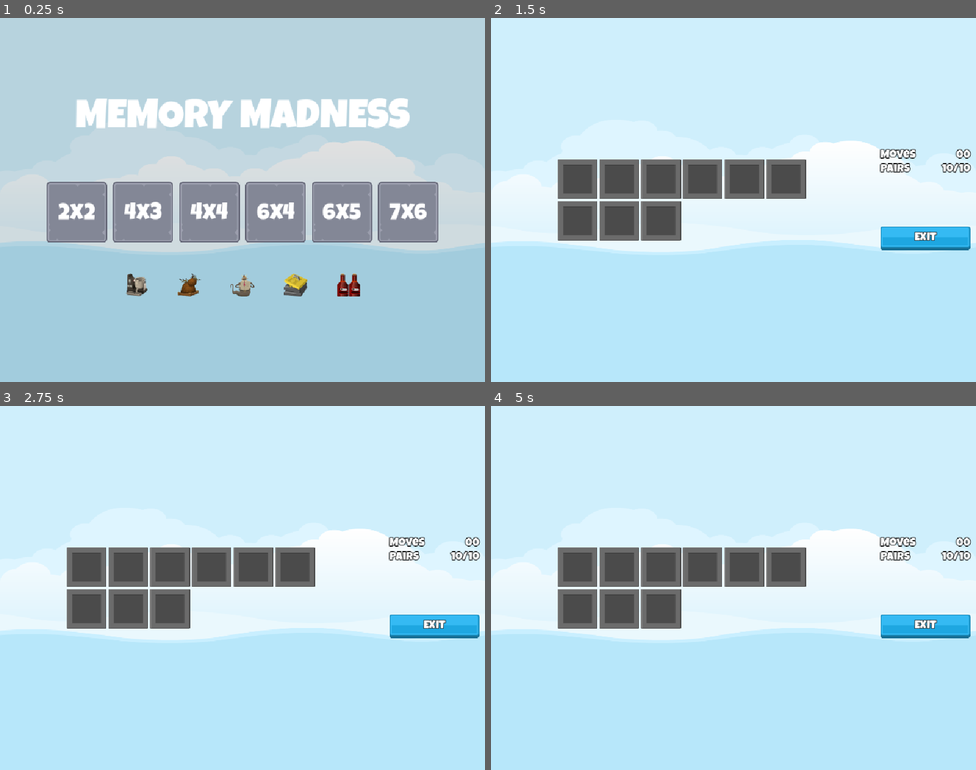
Above: before the commit, frames 1-4 (two rows, left to right).
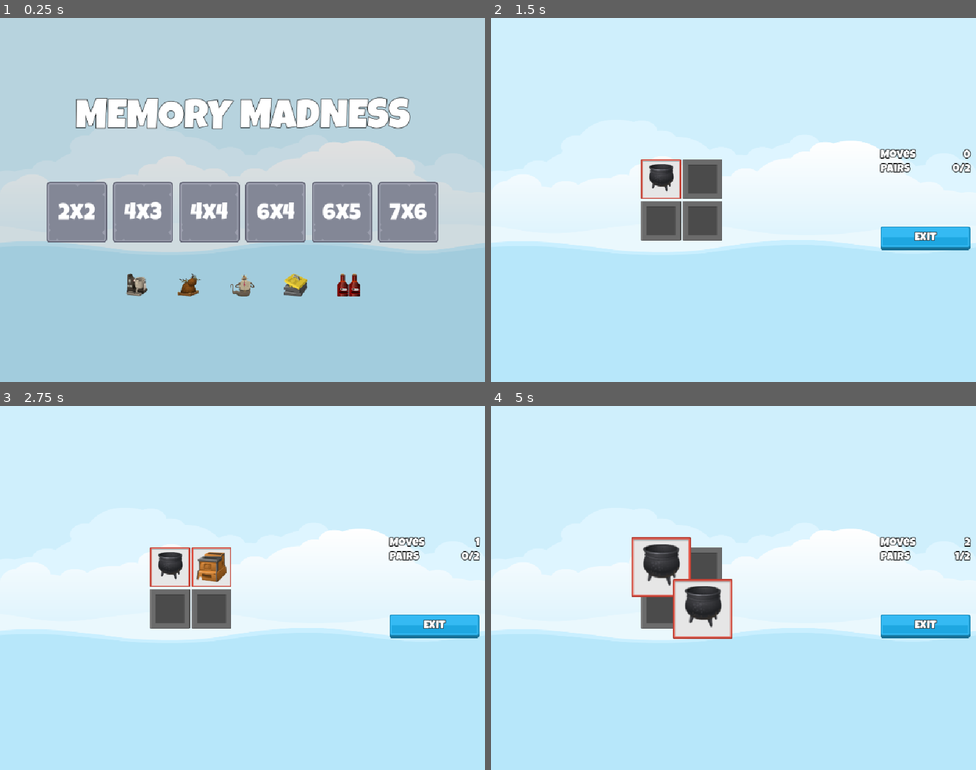
Above: after the commit, the same moments.

Repository: Plumz17/UdemyGodot2D
Game: Godot game, scene res://Scenes/master.tscn
Two runs of this game, one before a commit and one after it. Both use one fixed random seed, a clock stepped at 60 frames per second and the inputs below.
Inputs (mouse positions are in pixels of both pictures, inside the frame that each line leads up to):
- Up to frame 1 (0.25 s): no input
- Up to frame 2 (1.5 s): click "2x2" at 0.5 s; click (660, 178) at 1.27 s
- Up to frame 3 (2.75 s): click (213, 566) at 2.02 s
- Up to frame 4 (5 s): click (660, 609) at 2.77 s; click (704, 609) at 3.52 s; click (660, 566) at 4.27 s

The runs differ from the first frame. In frame 1, 1.1% of the frame differs, in the area x 15-85%, y 21-31%; in frame 2, 7.1%; in frame 3, 8.0%; in frame 4, 8.1%, in the area x 13-99%, y 36-64%.

Commit message:
Finished 3rd Game

Diff:
--- a/Udemy Games/UdemyGame3MemoryMadness/Classes/LevelDataSelector.gd
+++ b/Udemy Games/UdemyGame3MemoryMadness/Classes/LevelDataSelector.gd
@@ -3,5 +3,35 @@
 
 const LEVELS_DATA: LevelDataResource = preload("uid://byenv0nnlojag")
 
+#region statics
 static func get_level_setting(index: int) -> LevelSettingResource:
 	return LEVELS_DATA.get_level_data(index)
+
+static func get_level_selection(level_num: int) -> LevelDataSelector:
+	var ls: LevelSettingResource = get_level_setting(level_num)
+	if ls == null:
+		return
+	ImageManager.shuffle_image()
+	var selected_images: Array[Texture2D]
+	for i in range(ls.get_target_pairs()):
+		selected_images.append(ImageManager.get_image(i))
+		selected_images.append(ImageManager.get_image(i))
+	selected_images.shuffle()
+	return LevelDataSelector.new(ls, selected_images)
+#endregion
+
+var _selected_images: Array[Texture2D]
+var _level_setting: LevelSettingResource
+
+func _init(level_setting: LevelSettingResource, selected_images: Array[Texture2D]) -> void:
+	_level_setting = level_setting
+	_selected_images = selected_images
+
+func get_selected_images() -> Array[Texture2D]:
+	return _selected_images
+
+func get_target_pairs() -> int:
+	return _level_setting.get_target_pairs()
+
+func get_num_cols() -> int:
+	return _level_setting.get_cols()
--- a/Udemy Games/UdemyGame3MemoryMadness/Globals/SignalHub.gd
+++ b/Udemy Games/UdemyGame3MemoryMadness/Globals/SignalHub.gd
@@ -2,9 +2,17 @@
 
 signal on_level_selected(level_number: int)
 signal on_exit_button_pressed
+signal on_tile_selected(memory_tile: MemoryTile)
+signal on_game_over(moves_taken: int)
 
 func emit_on_level_selected(level_number: int) -> void:
 	on_level_selected.emit(level_number)
 
 func emit_on_exit_button_pressed() -> void:
 	on_exit_button_pressed.emit()
+
+func emit_on_tile_selected(memory_tile: MemoryTile) -> void:
+	on_tile_selected.emit(memory_tile)
+
+func emit_on_game_over(moves_taken: int) -> void:
+	on_game_over.emit(moves_taken)
--- a/Udemy Games/UdemyGame3MemoryMadness/Resources/title_label.tres
+++ b/Udemy Games/UdemyGame3MemoryMadness/Resources/title_label.tres
@@ -5,3 +5,5 @@
 [resource]
 font = ExtResource("1_fb02u")
 font_size = 85
+outline_size = 5
+outline_color = Color(0, 0, 0, 1)
--- a/Udemy Games/UdemyGame3MemoryMadness/Scenes/game.gd
+++ b/Udemy Games/UdemyGame3MemoryMadness/Scenes/game.gd
@@ -1,15 +1,37 @@
 extends Control
+@onready var tile_grid: GridContainer = $HBoxContainer/TileGrid
+const MEMORY_TILE = preload("uid://dc53rxfbvn582")
+@onready var sound: AudioStreamPlayer = $Sound
+@onready var scorer: Scorer = $Scorer
+@onready var move_label: Label = $HBoxContainer/MarginContainer/VBoxContainer/HBoxContainer/MoveLabel
+@onready var pairs_label: Label = $HBoxContainer/MarginContainer/VBoxContainer/HBoxContainer2/PairsLabel
 
+func _enter_tree() -> void:
+	SignalHub.on_level_selected.connect(on_level_selected)
 
 # Called when the node enters the scene tree for the first time.
-func _ready() -> void:
-	pass # Replace with function body.
+func _process(delta: float) -> void:
+	move_label.text = scorer.get_moves_made_str()
+	pairs_label.text = scorer.get_pairs_made_str()
 
+func add_memory_tile(image: Texture2D, frame: Texture2D) -> void:
+	var mt: MemoryTile = MEMORY_TILE.instantiate()
+	tile_grid.add_child(mt)
+	mt.setup(image, frame)
 
-# Called every frame. 'delta' is the elapsed time since the previous frame.
-func _process(delta: float) -> void:
-	pass
+func on_level_selected(level_number: int) -> void:
+	var lds: LevelDataSelector = LevelDataSelector.get_level_selection(level_number)
+	var fi: Texture2D = ImageManager.get_random_frame_image()
+	tile_grid.columns = lds.get_num_cols()
+
+	for img in lds.get_selected_images():
+		add_memory_tile(img, fi)
+
+	scorer.clear_new_game(lds.get_target_pairs())
 
 
 func _on_exit_button_pressed() -> void:
+	SoundManager.play_button_click(sound)
+	for t in tile_grid.get_children():
+		t.queue_free()
 	SignalHub.emit_on_exit_button_pressed()
--- a/Udemy Games/UdemyGame3MemoryMadness/Scenes/game.tscn
+++ b/Udemy Games/UdemyGame3MemoryMadness/Scenes/game.tscn
@@ -1,10 +1,11 @@
-[gd_scene load_steps=6 format=3 uid="uid://ci8ps0s7go5xr"]
+[gd_scene load_steps=7 format=3 uid="uid://ci8ps0s7go5xr"]
 
-[ext_resource type="Texture2D" uid="uid://ch11xb0rdwxue" path="res://Assets/frames/hidden_frame_blank.png" id="1_3dryh"]
 [ext_resource type="Script" uid="uid://cqh241ilyjuiv" path="res://Scenes/game.gd" id="1_wowpa"]
 [ext_resource type="LabelSettings" uid="uid://c7lymr7kvodca" path="res://Resources/game_label.tres" id="2_wowpa"]
 [ext_resource type="Texture2D" uid="uid://3vsnnduhh6fl" path="res://Assets/ui/blue_button00.png" id="3_i6g32"]
 [ext_resource type="Texture2D" uid="uid://cxly8njo8qkoy" path="res://Assets/ui/green_button00.png" id="4_1l0tm"]
+[ext_resource type="PackedScene" uid="uid://du11vj561vn85" path="res://Scenes/scorer.tscn" id="5_wowpa"]
+[ext_resource type="PackedScene" uid="uid://spep2ich2r5f" path="res://Scenes/game_over_ui.tscn" id="6_i6g32"]
 
 [node name="game" type="Control"]
 layout_mode = 3
@@ -23,47 +24,13 @@
 grow_horizontal = 2
 grow_vertical = 2
 
-[node name="GridContainer" type="GridContainer" parent="HBoxContainer"]
+[node name="TileGrid" type="GridContainer" parent="HBoxContainer"]
 layout_mode = 2
 size_flags_horizontal = 6
 size_flags_vertical = 4
+theme_override_constants/h_separation = 4
+theme_override_constants/v_separation = 4
 columns = 6
-
-[node name="TextureRect" type="TextureRect" parent="HBoxContainer/GridContainer"]
-layout_mode = 2
-texture = ExtResource("1_3dryh")
-
-[node name="TextureRect2" type="TextureRect" parent="HBoxContainer/GridContainer"]
-layout_mode = 2
-texture = ExtResource("1_3dryh")
-
-[node name="TextureRect3" type="TextureRect" parent="HBoxContainer/GridContainer"]
-layout_mode = 2
-texture = ExtResource("1_3dryh")
-
-[node name="TextureRect4" type="TextureRect" parent="HBoxContainer/GridContainer"]
-layout_mode = 2
-texture = ExtResource("1_3dryh")
-
-[node name="TextureRect5" type="TextureRect" parent="HBoxContainer/GridContainer"]
-layout_mode = 2
-texture = ExtResource("1_3dryh")
-
-[node name="TextureRect6" type="TextureRect" parent="HBoxContainer/GridContainer"]
-layout_mode = 2
-texture = ExtResource("1_3dryh")
-
-[node name="TextureRect7" type="TextureRect" parent="HBoxContainer/GridContainer"]
-layout_mode = 2
-texture = ExtResource("1_3dryh")
-
-[node name="TextureRect8" type="TextureRect" parent="HBoxContainer/GridContainer"]
-layout_mode = 2
-texture = ExtResource("1_3dryh")
-
-[node name="TextureRect9" type="TextureRect" parent="HBoxContainer/GridContainer"]
-layout_mode = 2
-texture = ExtResource("1_3dryh")
 
 [node name="MarginContainer" type="MarginContainer" parent="HBoxContainer"]
 custom_minimum_size = Vector2(200, 0)
@@ -129,4 +96,12 @@
 horizontal_alignment = 1
 vertical_alignment = 1
 
+[node name="Scorer" parent="." instance=ExtResource("5_wowpa")]
+
+[node name="Sound" type="AudioStreamPlayer" parent="."]
+
+[node name="GameOverUI" parent="." instance=ExtResource("6_i6g32")]
+visible = false
+layout_mode = 1
+
 [connection signal="pressed" from="HBoxContainer/MarginContainer/VBoxContainer/ExitButton" to="." method="_on_exit_button_pressed"]
--- /dev/null
+++ b/Udemy Games/UdemyGame3MemoryMadness/Scenes/game_over_ui.gd
@@ -0,0 +1,17 @@
+extends Control
+@onready var moves_label: Label = $NinePatchRect/VBoxContainer/MovesLabel
+
+
+# Called when the node enters the scene tree for the first time.
+func _ready() -> void:
+	SignalHub.on_game_over.connect(on_game_over)
+	SignalHub.on_exit_button_pressed.connect(on_exit_button_pressed)
+
+
+# Called every frame. 'delta' is the elapsed time since the previous frame.
+func on_game_over(moves_taken: int) -> void:
+	moves_label.text = "You took %d moves" % moves_taken
+	show()
+
+func on_exit_button_pressed() -> void:
+	hide()
--- /dev/null
+++ b/Udemy Games/UdemyGame3MemoryMadness/Scenes/game_over_ui.tscn
@@ -0,0 +1,71 @@
+[gd_scene load_steps=6 format=3 uid="uid://spep2ich2r5f"]
+
+[ext_resource type="Texture2D" uid="uid://cx3jo2yux0uh6" path="res://Assets/ui/UIbg.png" id="1_qqn7r"]
+[ext_resource type="Script" uid="uid://bnfa416kvtqts" path="res://Scenes/game_over_ui.gd" id="1_vec04"]
+[ext_resource type="LabelSettings" uid="uid://b6cm7toj7wd4b" path="res://Resources/title_label.tres" id="2_vec04"]
+[ext_resource type="FontFile" uid="uid://6jkuep4w4emn" path="res://Assets/fonts/LuckiestGuy-Regular.ttf" id="3_v1ufb"]
+
+[sub_resource type="LabelSettings" id="LabelSettings_xy24n"]
+font = ExtResource("3_v1ufb")
+font_size = 30
+outline_size = 5
+outline_color = Color(0, 0, 0, 1)
+
+[node name="GameOverUI" type="Control"]
+layout_mode = 3
+anchors_preset = 15
+anchor_right = 1.0
+anchor_bottom = 1.0
+grow_horizontal = 2
+grow_vertical = 2
+mouse_filter = 2
+script = ExtResource("1_vec04")
+
+[node name="NinePatchRect" type="NinePatchRect" parent="."]
+layout_mode = 1
+anchors_preset = 8
+anchor_left = 0.5
+anchor_top = 0.5
+anchor_right = 0.5
+anchor_bottom = 0.5
+offset_left = -256.0
+offset_top = -180.0
+offset_right = 256.0
+offset_bottom = 180.0
+grow_horizontal = 2
+grow_vertical = 2
+texture = ExtResource("1_qqn7r")
+patch_margin_left = 10
+patch_margin_top = 10
+patch_margin_right = 10
+patch_margin_bottom = 10
+
+[node name="VBoxContainer" type="VBoxContainer" parent="NinePatchRect"]
+layout_mode = 1
+anchors_preset = 8
+anchor_left = 0.5
+anchor_top = 0.5
+anchor_right = 0.5
+anchor_bottom = 0.5
+offset_left = -35.5
+offset_top = -20.0
+offset_right = 35.5
+offset_bottom = 20.0
+grow_horizontal = 2
+grow_vertical = 2
+
+[node name="Label" type="Label" parent="NinePatchRect/VBoxContainer"]
+layout_mode = 2
+size_flags_horizontal = 4
+text = "YOU WIN"
+label_settings = ExtResource("2_vec04")
+horizontal_alignment = 1
+vertical_alignment = 1
+
+[node name="MovesLabel" type="Label" parent="NinePatchRect/VBoxContainer"]
+layout_mode = 2
+size_flags_horizontal = 4
+text = "YOU WIN"
+label_settings = SubResource("LabelSettings_xy24n")
+horizontal_alignment = 1
+vertical_alignment = 1
--- a/Udemy Games/UdemyGame3MemoryMadness/Scenes/level_button.gd
+++ b/Udemy Games/UdemyGame3MemoryMadness/Scenes/level_button.gd
@@ -2,6 +2,7 @@
 
 @export var level_number: int = 1
 @onready var label: Label = $Label
+@onready var sound: AudioStreamPlayer = $Sound
 
 # Called when the node enters the scene tree for the first time.
 func _ready() -> void:
@@ -14,3 +15,4 @@
 
 func _on_pressed() -> void:
 	SignalHub.emit_on_level_selected(level_number)
+	SoundManager.play_button_click(sound)
--- /dev/null
+++ b/Udemy Games/UdemyGame3MemoryMadness/Scenes/memory_tile.gd
@@ -0,0 +1,41 @@
+extends TextureButton
+class_name MemoryTile
+
+@onready var item_image: TextureRect = $ItemImage
+@onready var frame_image: TextureRect = $FrameImage
+
+
+# Called when the node enters the scene tree for the first time.
+func _ready() -> void:
+	reveal(false)
+
+func reveal(b: bool) -> void:
+	frame_image.visible = b
+	item_image.visible = b
+
+# Called every frame. 'delta' is the elapsed time since the previous frame.
+func _process(delta: float) -> void:
+	pass
+
+func setup(image: Texture2D, frame: Texture2D) -> void:
+	item_image.texture = image
+	frame_image.texture = frame
+
+func kill_on_success() -> void:
+	z_index = 1
+	var tween: Tween = create_tween()
+	tween.set_parallel(true)
+	tween.tween_property(self, "disabled", true, 0)
+	tween.tween_property(self, "rotation_degrees", 720, 0.5)
+	tween.tween_property(self, "scale", Vector2(1.5, 1.5), 0.5)
+	tween.set_parallel(false)
+	tween.tween_interval(0.3)
+	tween.tween_property(self, "scale", Vector2.ZERO, 0.2)
+
+func matches_other_tile(other: MemoryTile) -> bool:
+	return other != self and other.item_image.texture == item_image.texture
+
+func _on_pressed() -> void:
+	if Scorer.SelectionEnabled:
+		SignalHub.emit_on_tile_selected(self)
+		reveal(true)
--- /dev/null
+++ b/Udemy Games/UdemyGame3MemoryMadness/Scenes/memory_tile.tscn
@@ -0,0 +1,48 @@
+[gd_scene load_steps=5 format=3 uid="uid://dc53rxfbvn582"]
+
+[ext_resource type="Texture2D" uid="uid://ch11xb0rdwxue" path="res://Assets/frames/hidden_frame_blank.png" id="1_7hbox"]
+[ext_resource type="Texture2D" uid="uid://dh18wmit8ygie" path="res://Assets/frames/red_frame.png" id="2_nbmm2"]
+[ext_resource type="Script" uid="uid://b3s3fbtkj0hmn" path="res://Scenes/memory_tile.gd" id="2_ra5w2"]
+[ext_resource type="Texture2D" uid="uid://c03k7c5xjliof" path="res://Assets/glitch/admin_widget.png" id="3_ra5w2"]
+
+[node name="MemoryTile" type="TextureButton"]
+anchors_preset = 8
+anchor_left = 0.5
+anchor_top = 0.5
+anchor_right = 0.5
+anchor_bottom = 0.5
+offset_left = -42.0
+offset_top = -42.0
+offset_right = 42.0
+offset_bottom = 42.0
+grow_horizontal = 2
+grow_vertical = 2
+pivot_offset = Vector2(42, 42)
+texture_normal = ExtResource("1_7hbox")
+script = ExtResource("2_ra5w2")
+
+[node name="FrameImage" type="TextureRect" parent="."]
+layout_mode = 1
+anchors_preset = 15
+anchor_right = 1.0
+anchor_bottom = 1.0
+grow_horizontal = 2
+grow_vertical = 2
+texture = ExtResource("2_nbmm2")
+
+[node name="ItemImage" type="TextureRect" parent="."]
+layout_mode = 1
+anchors_preset = 8
+anchor_left = 0.5
+anchor_top = 0.5
+anchor_right = 0.5
+anchor_bottom = 0.5
+offset_left = -32.0
+offset_top = -32.0
+offset_right = 32.0
+offset_bottom = 32.0
+grow_horizontal = 2
+grow_vertical = 2
+texture = ExtResource("3_ra5w2")
+
+[connection signal="pressed" from="." to="." method="_on_pressed"]
--- /dev/null
+++ b/Udemy Games/UdemyGame3MemoryMadness/Scenes/scorer.gd
@@ -0,0 +1,70 @@
+extends Node
+class_name Scorer
+
+static var SelectionEnabled: bool = true
+var _selections: Array[MemoryTile]
+@onready var sound: AudioStreamPlayer = $Sound
+@onready var reveal_timer: Timer = $RevealTimer
+var _target_pairs: int = 0
+var _moves_made: int = 0
+var _pairs_made: int = 0
+
+# Called when the node enters the scene tree for the first time.
+func _ready() -> void:
+	pass # Replace with function body.
+
+func _enter_tree() -> void:
+	SignalHub.on_tile_selected.connect(on_tile_selected)
+	SignalHub.on_exit_button_pressed.connect(on_exit_button_pressed)
+
+func get_moves_made_str() -> String:
+	return str(_moves_made)
+
+func get_pairs_made_str() -> String:
+	return "%d/%d" % [_pairs_made, _target_pairs]
+
+
+func check_game_over() -> void:
+	if _pairs_made == _target_pairs:
+		SelectionEnabled = false
+		SignalHub.emit_on_game_over(_moves_made)
+	else:
+		SelectionEnabled = true
+
+func clear_new_game(target_pairs: int) -> void:
+	SelectionEnabled = true
+	_selections.clear()
+	_target_pairs = target_pairs
+	_moves_made = 0
+	_pairs_made = 0
+
+func on_tile_selected(memory_tile: MemoryTile) -> void:
+	if memory_tile not in _selections:
+		_selections.append(memory_tile)
+		SoundManager.play_tile_click(sound)
+		process_pair()
+
+func on_exit_button_pressed() -> void:
+	reveal_timer.stop()
+
+func check_for_pair() -> void:
+	_moves_made += 1
+	if _selections[0].matches_other_tile(_selections[1]):
+		_selections[0].kill_on_success()
+		_selections[1]. kill_on_success()
+		_pairs_made += 1
+		SoundManager.play_sound(sound, SoundManager.SOUND_SUCCESS)
+
+func process_pair() -> void:
+	if _selections.size() != 2:
+		return
+	SelectionEnabled = false
+	reveal_timer.start()
+	check_for_pair()
+
+
+func _on_reveal_timer_timeout() -> void:
+	for s in _selections:
+		s.reveal(false)
+	_selections.clear()
+	check_game_over()
--- /dev/null
+++ b/Udemy Games/UdemyGame3MemoryMadness/Scenes/scorer.tscn
@@ -0,0 +1,14 @@
+[gd_scene load_steps=2 format=3 uid="uid://du11vj561vn85"]
+
+[ext_resource type="Script" uid="uid://erufvu1xxquh" path="res://Scenes/scorer.gd" id="1_ovddw"]
+
+[node name="Scorer" type="Node"]
+script = ExtResource("1_ovddw")
+
+[node name="Sound" type="AudioStreamPlayer" parent="."]
+
+[node name="RevealTimer" type="Timer" parent="."]
+wait_time = 1.2
+one_shot = true
+
+[connection signal="timeout" from="RevealTimer" to="." method="_on_reveal_timer_timeout"]
Not shown, added: Udemy Games/UdemyGame3MemoryMadness/Scenes/game_over_ui.gd.uid
Not shown, added: Udemy Games/UdemyGame3MemoryMadness/Scenes/memory_tile.gd.uid
Not shown, added: Udemy Games/UdemyGame3MemoryMadness/Scenes/scorer.gd.uid
